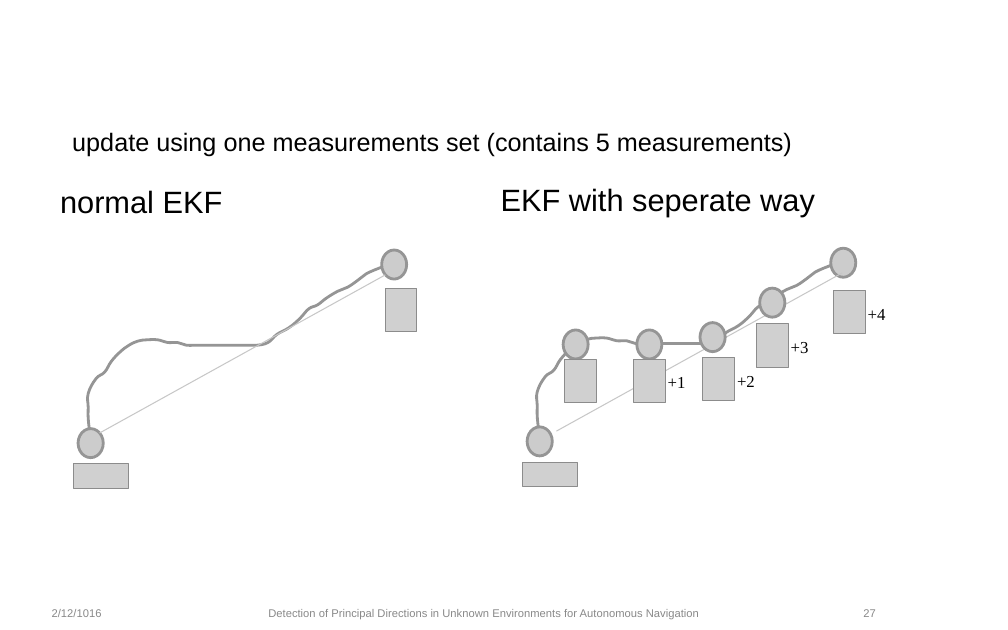
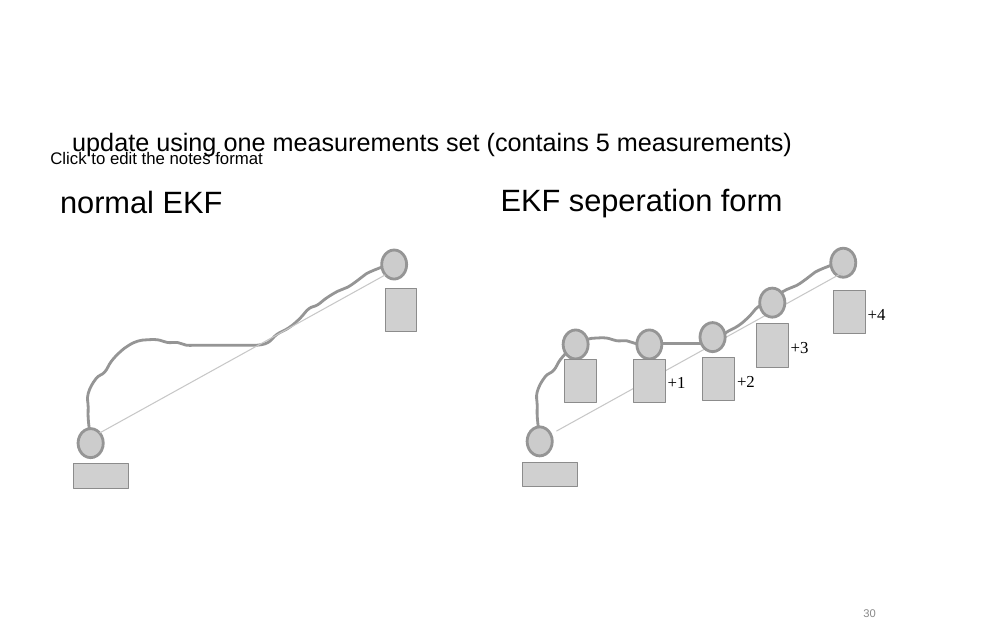
Before and after one commit to yitong-quan/thesis_indoorLocalization, a slide deck: slide 30 of text_editing/ppt/Zwischenpraesentation.ppt (slide 27 before the commit). Drawn at 1008x630 pixels with LibreOffice and Linux fonts; fonts in the diff are those of the drawing; grey boxes stand for pictures; background and template pictures are left out. Boxes give left, top, right and bottom in pixels: in the first picture for what was removed or moved away, otherwise in the second. Text is boxed around its words. In the diff, an @@ line names an element or a change of style, - is before the commit and + after.

```diff
--- a/text_editing/ppt/Zwischenpraesentation.ppt
+++ b/text_editing/ppt/Zwischenpraesentation.ppt
@@ text added at box(50, 150, 263, 164), 12 pt, text #000000 @@
+Click to edit the notes format
@@ text at box(501, 188, 782, 217): text changed @@
-EKF with seperate way
+EKF seperation form
@@ text removed at box(52, 609, 102, 617) @@
-2/12/1016
@@ text removed at box(268, 609, 699, 619) @@
-Detection of Principal Directions in Unknown Environments for Autonomous Navigation
@@ page number at box(863, 609, 875, 617): text changed @@
-27
+30
```
Also in this commit, not shown: 30 other slides changed, 12 slides added, 15 slides removed, 3 other files.
